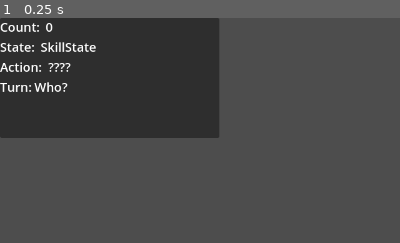
Above: before the commit, frame 1.
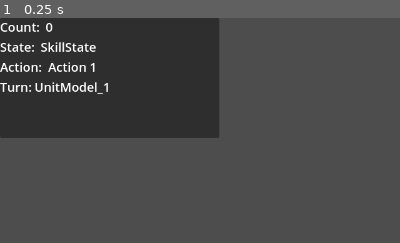
Above: after the commit, the same moment.

Repository: Comotcaiten/re_turnbase_project
Game: Godot game, scene res://test/level_testing.tscn
Two runs of this game, one before a commit and one after it. Both use one fixed random seed, a clock stepped at 60 frames per second and the inputs below.
Inputs:
- Up to frame 1 (0.25 s): no input
The pictures show only the part of the screen within x 0-50%, y 0-50%; the shares and areas given below are measured in that part.

The runs differ from the first frame. In frame 1, 0.7% of the frame differs, in the area x 8-27%, y 19-34%.

Commit message:
skill system controller and state in battle controller

Diff:
--- a/src/controllers/BattleSystemController.gd
+++ b/src/controllers/BattleSystemController.gd
@@ -57,8 +57,8 @@
 	pass
 
 func _process(_delta):
-	# if (player_unit_group_model == null) or (enemy_unit_group_model == null):
-	#   return
+	if (player_unit_group_model == null) or (enemy_unit_group_model == null):
+		return
 	match state:
 		State.StartState:
 			perform_start_state()
@@ -94,6 +94,10 @@
 	pass
 
 func perform_start_cycle_state():
+	if get_units_group_fainted(player_group) or get_units_group_fainted(enemy_group):
+		state = State.EndState
+		return
+
 	state = State.UnitTurnState
 	pass
 
@@ -196,9 +200,9 @@
 func start_lable():
 	label_count_cycle.text = str(count_cycle)
 	lable_state.text = State.find_key(state)
-	lable_action.text = "????"
 	label_turn.text = "Who?"
 
 func update_label():
 	label_count_cycle.text = str(count_cycle)
 	lable_state.text = State.find_key(state)
+	label_turn.text = current_unit.name
--- a/src/controllers/SkillSystemController.gd
+++ b/src/controllers/SkillSystemController.gd
@@ -27,8 +27,8 @@
 	return
 
 func get_group_target(_skill: SkillModel, _source: UnitModel):
-
 	if _skill == null or _source == null:
+		group_target = []
 		return
 
 	# Lọc kiểu target và group các unit sẽ bị target:
@@ -36,8 +36,6 @@
 	match _skill.target_type:
 		SkillBase.TargetType.SELF:
 			group_target = [_source]
-			# Thuc hien khac va tra ve
-			return
 		SkillBase.TargetType.ENEMY:
 			group_target = enemy_group
 		SkillBase.TargetType.ALLY:
@@ -48,6 +46,9 @@
 	return
 
 func get_group_target_select(_skill: SkillModel, _source: UnitModel):
+	if _skill == null or _source == null:
+		group_current_target = []
+		return
 	match _skill.target_mode:
 		# tất cả đối tượng
 		SkillBase.TargetMode.ALL:
